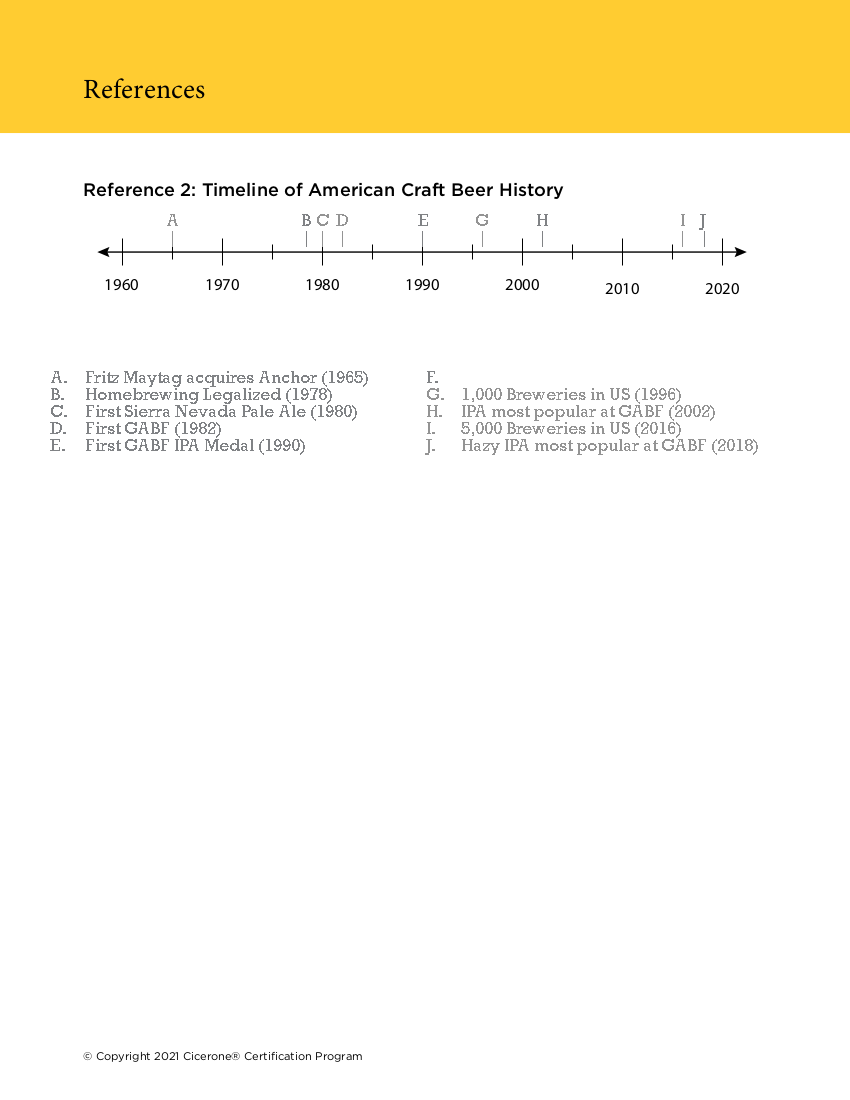
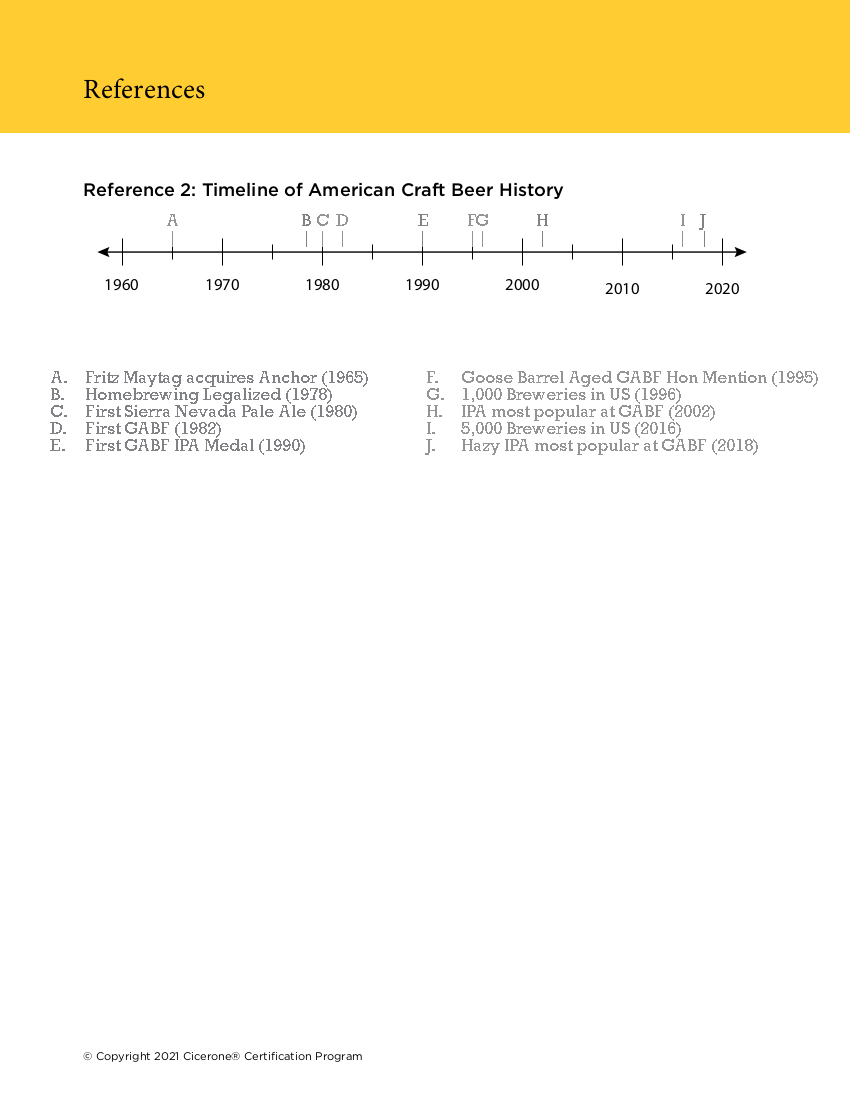
Before/after of a 850×1100 layered artwork. What changed in the layer stack:
added layer "F ..." above "F. Goose Barrel Aged GABF Hon ..." over [468, 214, 476, 247]
renamed "F. ..." to "F. Goose Barrel Aged GABF Hon ...", painted on it over [427, 371, 818, 387]
